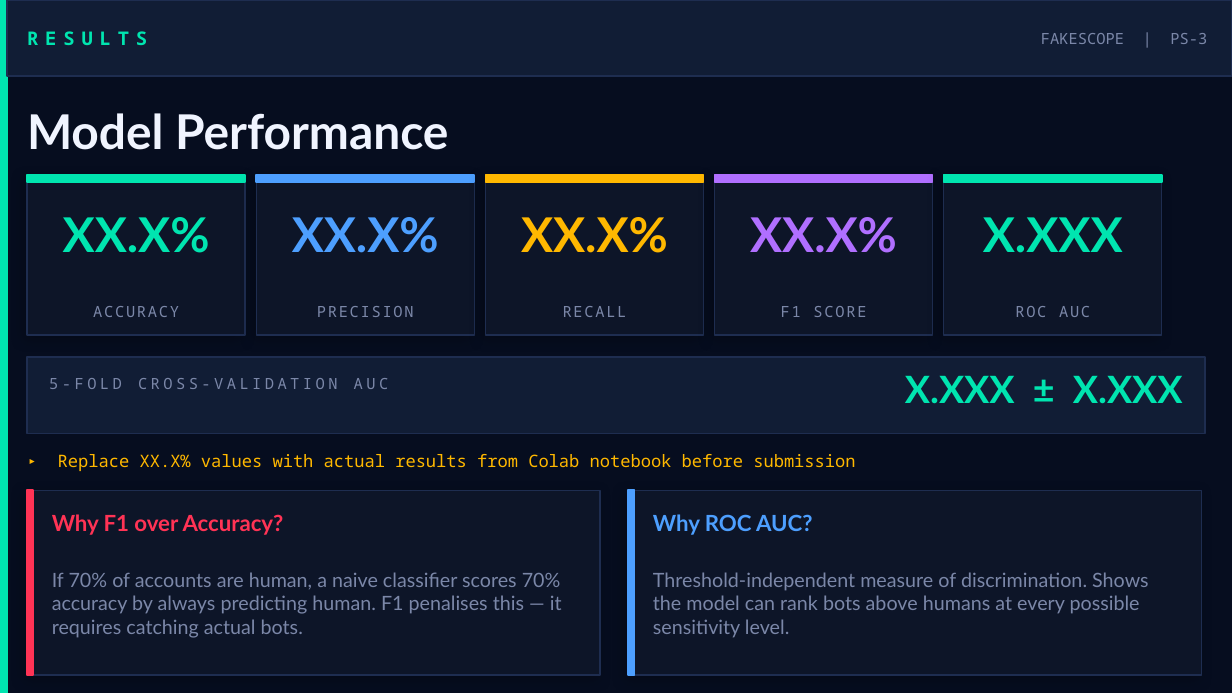
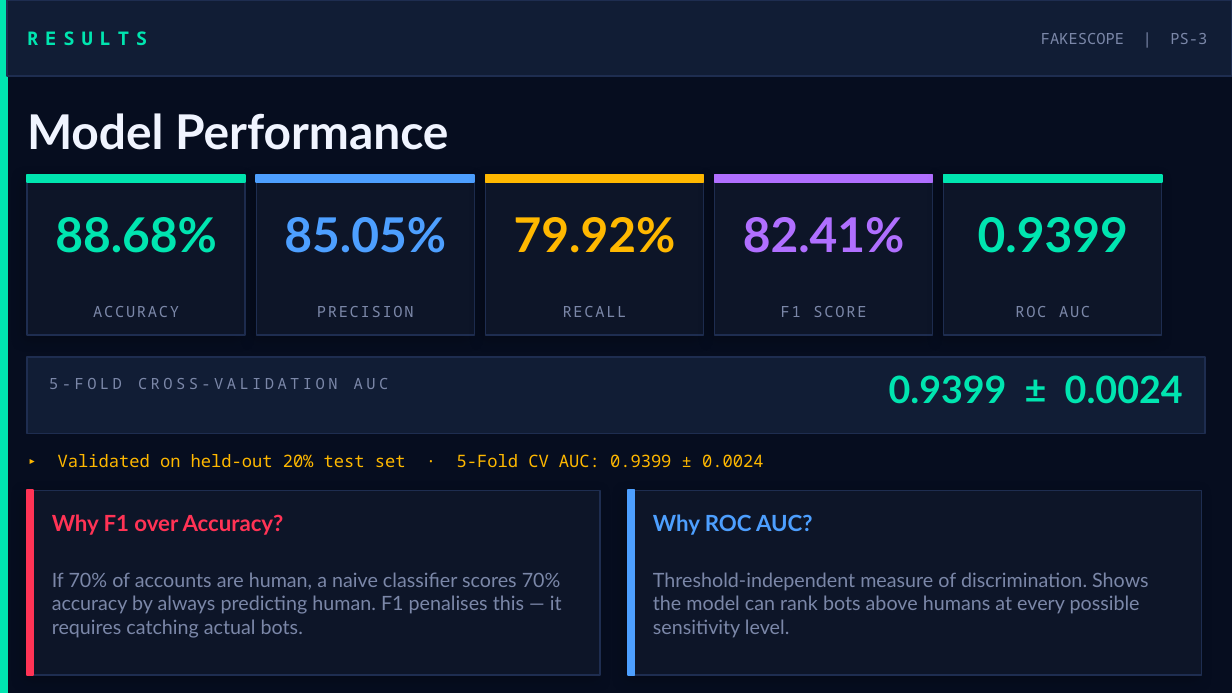
Before and after one commit to navi004/FakeScope, a slide deck: slide 5 of FakeScope_Presentation.pptx. Drawn at 1232x693 pixels with LibreOffice and Linux fonts; fonts in the diff are those of the drawing. Boxes give left, top, right and bottom in pixels: in the first picture for what was removed or moved away, otherwise in the second. Text is boxed around its words. In the diff, an @@ line names an element or a change of style, - is before the commit and + after.

Commit message:
Updated ppt and word

```diff
--- a/FakeScope_Presentation.pptx
+++ b/FakeScope_Presentation.pptx
@@ text at [55, 217, 217, 253]: text changed @@
-XX.X%
+88.68%
@@ text at [284, 217, 446, 253]: text changed @@
-XX.X%
+85.05%
@@ text at [514, 217, 676, 253]: text changed @@
-XX.X%
+79.92%
@@ text at [743, 217, 905, 253]: text changed @@
-XX.X%
+82.41%
@@ text at [978, 217, 1128, 253]: text changed @@
-X.XXX
+0.9399
@@ text at [889, 375, 1183, 404]: text changed @@
-X.XXX ± X.XXX
+0.9399 ± 0.0024
@@ text at [58, 454, 763, 467]: text changed @@
-▸ Replace XX.X% values with actual results from Colab notebook before submission
+▸ Validated on held-out 20% test set · 5-Fold CV AUC: 0.9399 ± 0.0024
```
Also in this commit, not shown: 1 other file.
